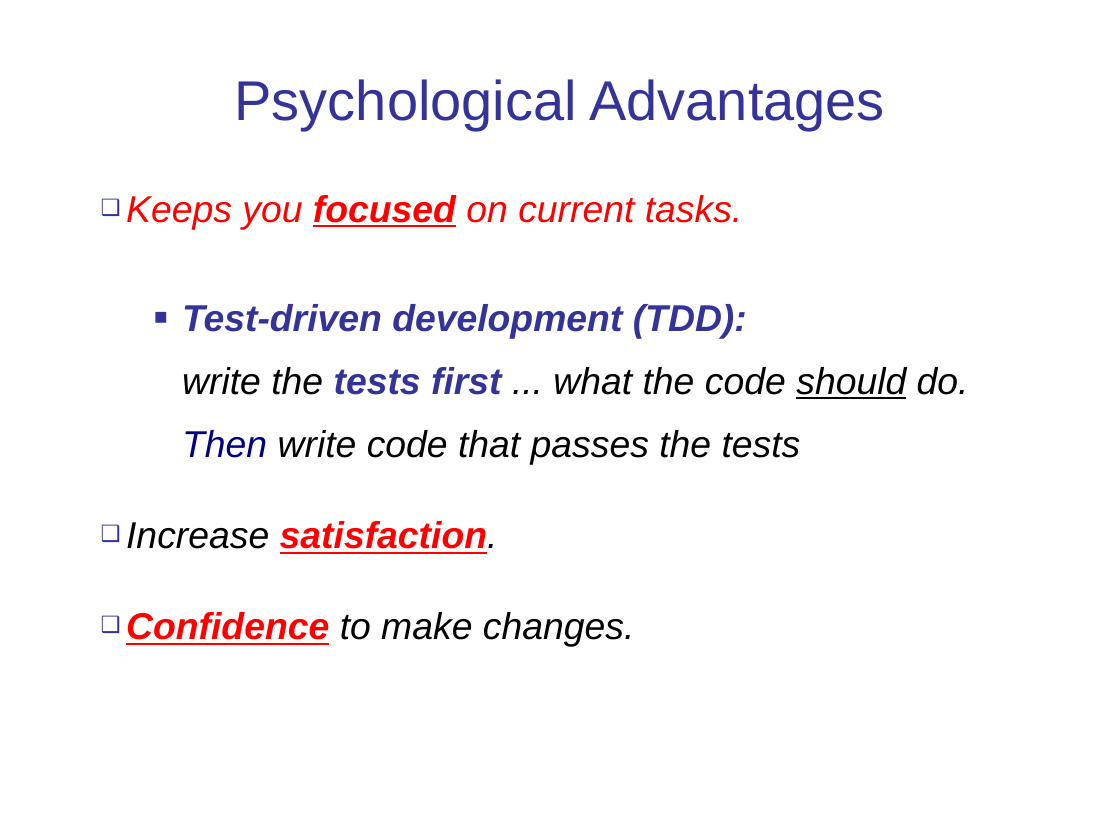
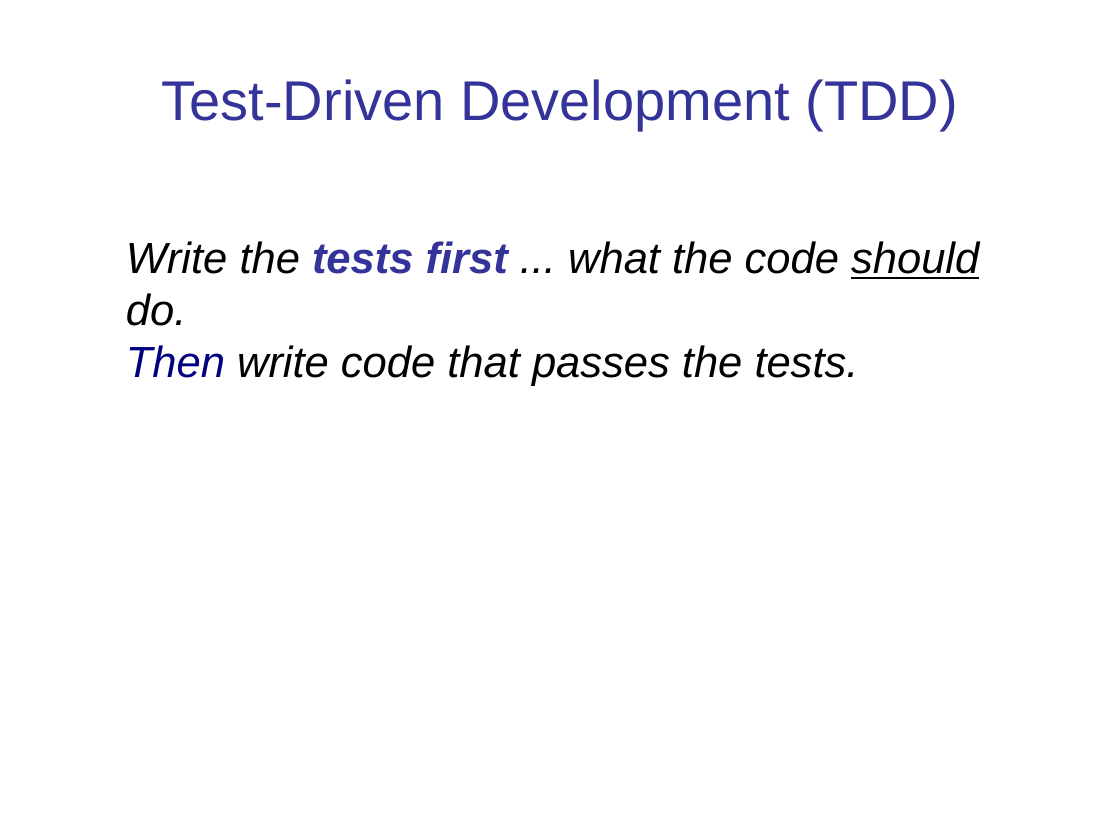
Before and after one commit to cpske/ISP, a slide deck: slide 5 of testing/Intro-to-Testing.ppt (slide 4 before the commit). Drawn at 1120x840 pixels with LibreOffice and Linux fonts; fonts in the diff are those of the drawing. Boxes give left, top, right and bottom in pixels: in the first picture for what was removed or moved away, otherwise in the second. Text is boxed around its words. In the diff, an @@ line names an element or a change of style, - is before the commit and + after.

```diff
--- a/testing/Intro-to-Testing.ppt
+++ b/testing/Intro-to-Testing.ppt
@@ title at [162, 79, 958, 130]: text changed @@
-Psychological Advantages
+Test-Driven Development (TDD)
@@ text at [126, 241, 979, 386]: text changed; size 24 to 28 pt @@
-❑ Keeps you focused on current tasks.
-  ■ Test-driven development (TDD):
-    write the tests first ... what the code should do.
-    Then write code that passes the tests
-❑ Increase satisfaction.
-❑ Confidence to make changes.
+Write the tests first ... what the code should do.
+Then write code that passes the tests.
```
Also in this commit, not shown: 7 other slides changed, 5 slides added, 1 slide removed, 11 other files.
